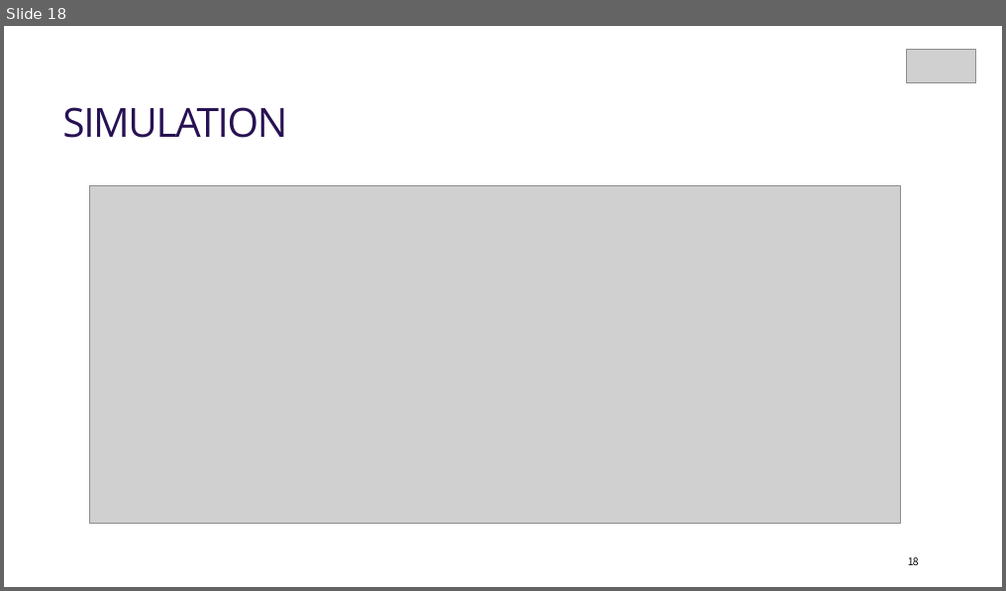
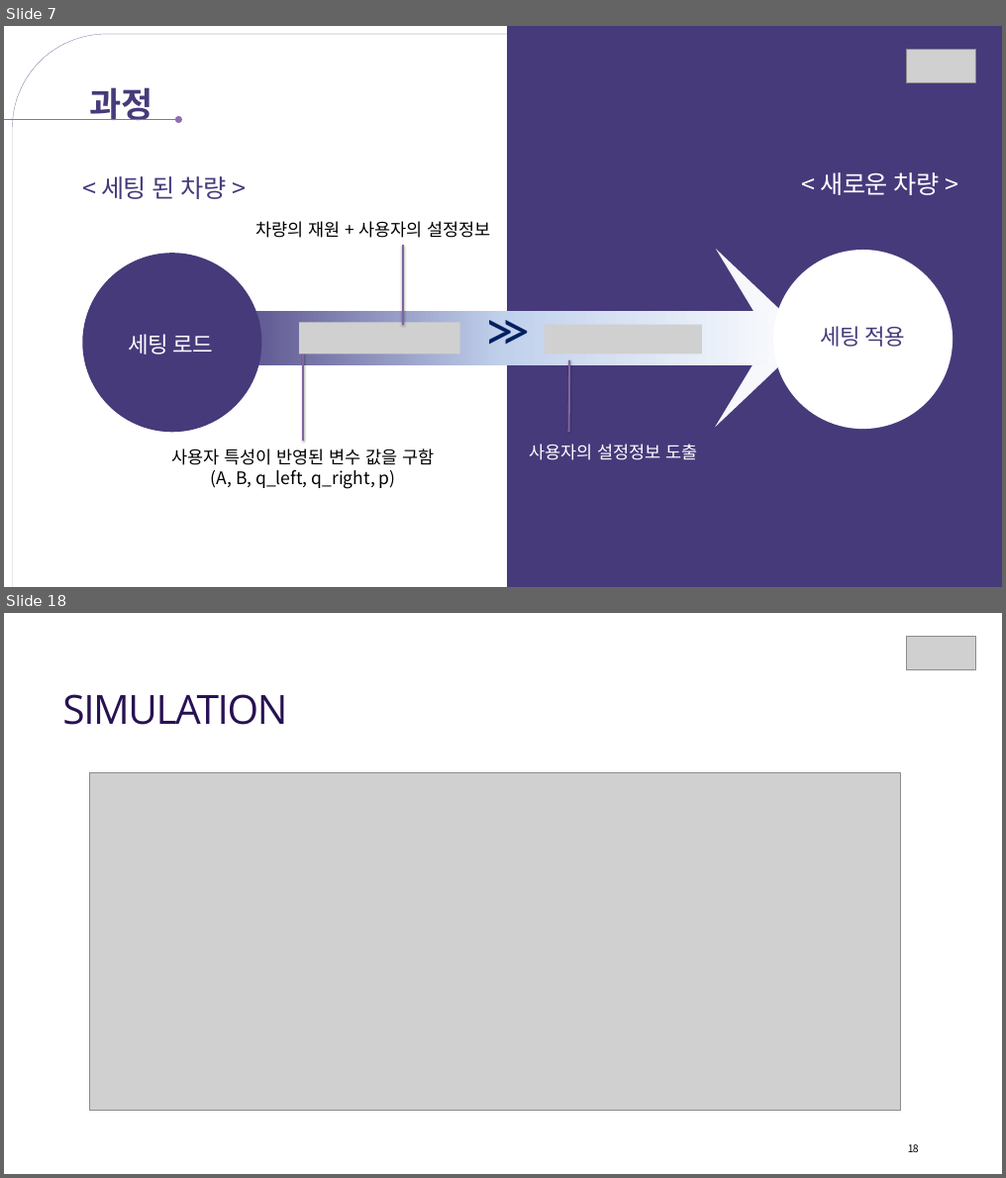
Before and after one commit to hyedinion/DrivePosition, a slide deck: SL_차량용어플리케이션아이디어_Hustar.pptx. Shown one above the other, each under a label of ours: slide 18 before the commit, slides 7 and 18 after it; the slides between them are not shown. The pictures are 1006x591 and 1006x1178 pixels, drawn with LibreOffice and Linux fonts; fonts in the diff are those of the drawing; grey boxes stand for pictures; background and template pictures are left out. Boxes give left, top, right and bottom in pixels: in the first picture for what was removed or moved away, otherwise in the second. Text is boxed around its words. In the diff, an @@ line names an element or a change of style, - is before the commit and + after.

```diff
--- a/SL_차량용어플리케이션아이디어_Hustar.pptx
+++ b/SL_차량용어플리케이션아이디어_Hustar.pptx
@@ slide 7 added at [4, 26, 1002, 587], background picture (left out) @@
@@ round rect added at [13, 34, 1002, 587], outline #FFFFFF 0.25 pt @@
@@ rectangle added at [507, 26, 1002, 587], fill #473A7B @@
@@ picture added at [907, 49, 975, 82] @@
@@ text added at [89, 87, 152, 120], 50 pt, text #473A7B, bold @@
+과정
@@ arrow added from (4, 120) to (178, 120), #906DB2 0.75 pt @@
@@ text added at [821, 173, 940, 195], 36 pt, text #FFFFFF @@
+< 새로운 차량 >
@@ text added at [101, 176, 227, 199], 36 pt, text #473A7B @@
+< 세팅 된 차량 >
@@ text added at [256, 221, 491, 238], 25 pt, text #000000 @@
+차량의 재원 + 사용자의 설정정보
@@ ellipse added at [82, 253, 261, 432], fill #473A7B @@
@@ line added from (403, 245) to (403, 325), #8064A2 3 pt @@
@@ freeform shape added at [716, 249, 783, 313], fill #F6F8FC @@
@@ ellipse added at [773, 250, 952, 429], fill #FFFFFF @@
@@ rectangle added at [190, 311, 820, 366], fill gradient #473A7B to #C2D1ED to #FFFFFF @@
@@ picture added at [299, 322, 460, 355] @@
@@ text added at [478, 293, 512, 366], 80 pt, text #002060 @@
+>
@@ text added at [494, 293, 528, 366], 80 pt, text #002060 @@
+>
@@ text added at [129, 334, 214, 355], 32 pt, text #FFFFFF @@
+세팅 로드
@@ picture added at [545, 325, 702, 355] @@
@@ text added at [820, 326, 906, 347], 32 pt, text #473A7B @@
+세팅 적용
@@ line added from (303, 354) to (303, 441), #8064A2 3 pt @@
@@ line added from (569, 361) to (569, 432), #8064A2 3 pt @@
@@ freeform shape added at [715, 364, 782, 427], fill #F6F8FC @@
@@ text added at [171, 449, 435, 489], 25 pt, text #000000 @@
+사용자 특성이 반영된 변수 값을 구함
+(A, B, q_left, q_right, p)
@@ text added at [529, 444, 697, 461], 25 pt, text #FFFFFF @@
+사용자의 설정정보 도출
```
Also in this commit, not shown: 17 slides changed, 1 slide removed.
